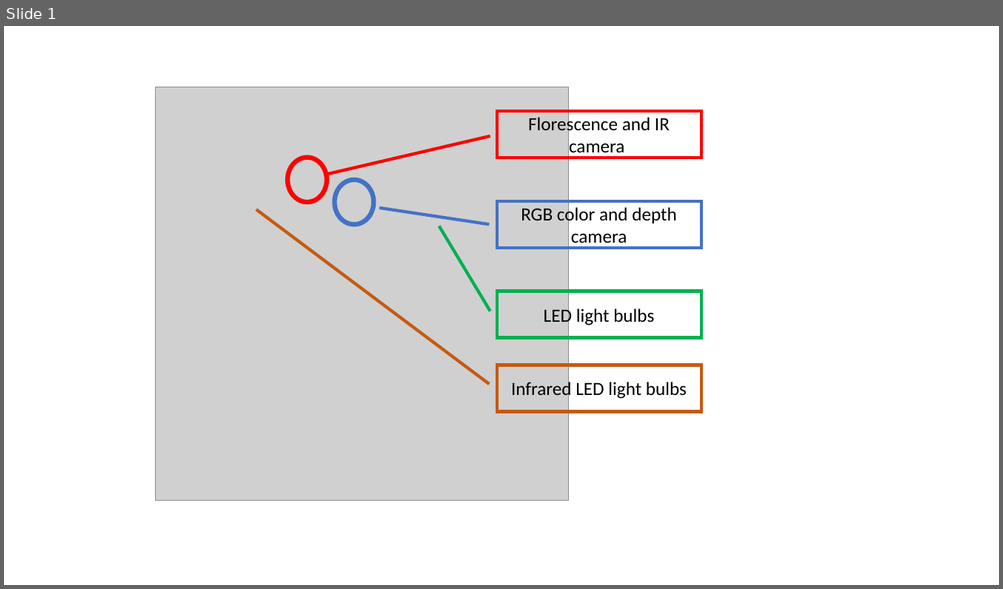
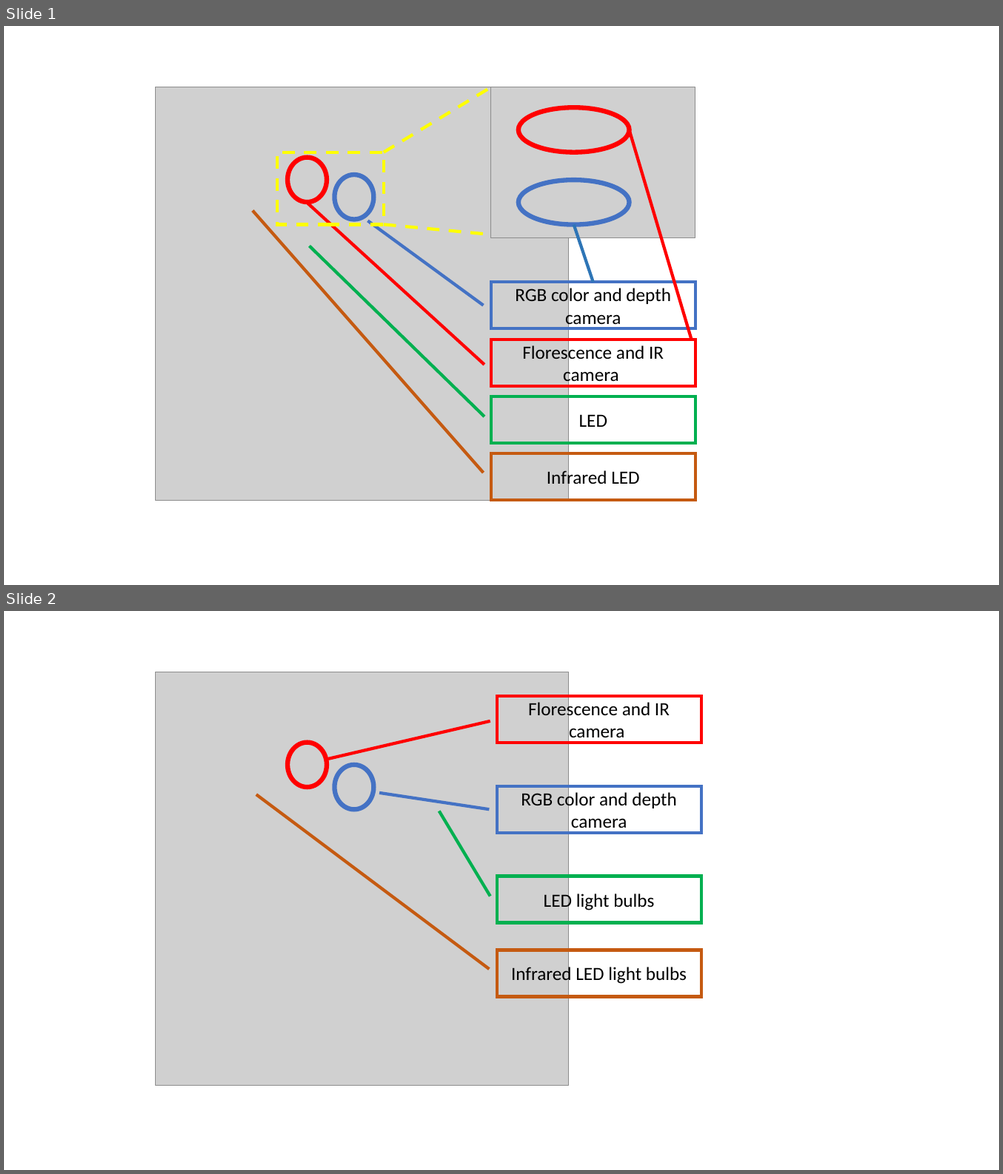
Before and after one commit to chenjin/datapaper, a slide deck: figure-hardware.pptx. Shown one above the other, each under a label of ours: slide 1 before the commit, slides 1 and 2 after it. The pictures are 1003x589 and 1003x1174 pixels, drawn with LibreOffice and Linux fonts; fonts in the diff are those of the drawing; grey boxes stand for pictures. Boxes give left, top, right and bottom in pixels: in the first picture for what was removed or moved away, otherwise in the second. Text is boxed around its words. In the diff, an @@ line names an element or a change of style, - is before the commit and + after.

```diff
--- a/figure-hardware.pptx
+++ b/figure-hardware.pptx
@@ slide 1 added at [4, 26, 999, 585], background #FFFFFF @@
@@ group added at [155, 87, 696, 500]: 4 ellipses, 4 border callouts, 4 lines, 2 pictures, 1 rectangle @@
+Florescence and IR camera
+RGB color and depth camera
+LED
+Infrared LED
@@ what was slide 1 is now slide 2 @@
```
Also in this commit, not shown: 6 other files.
